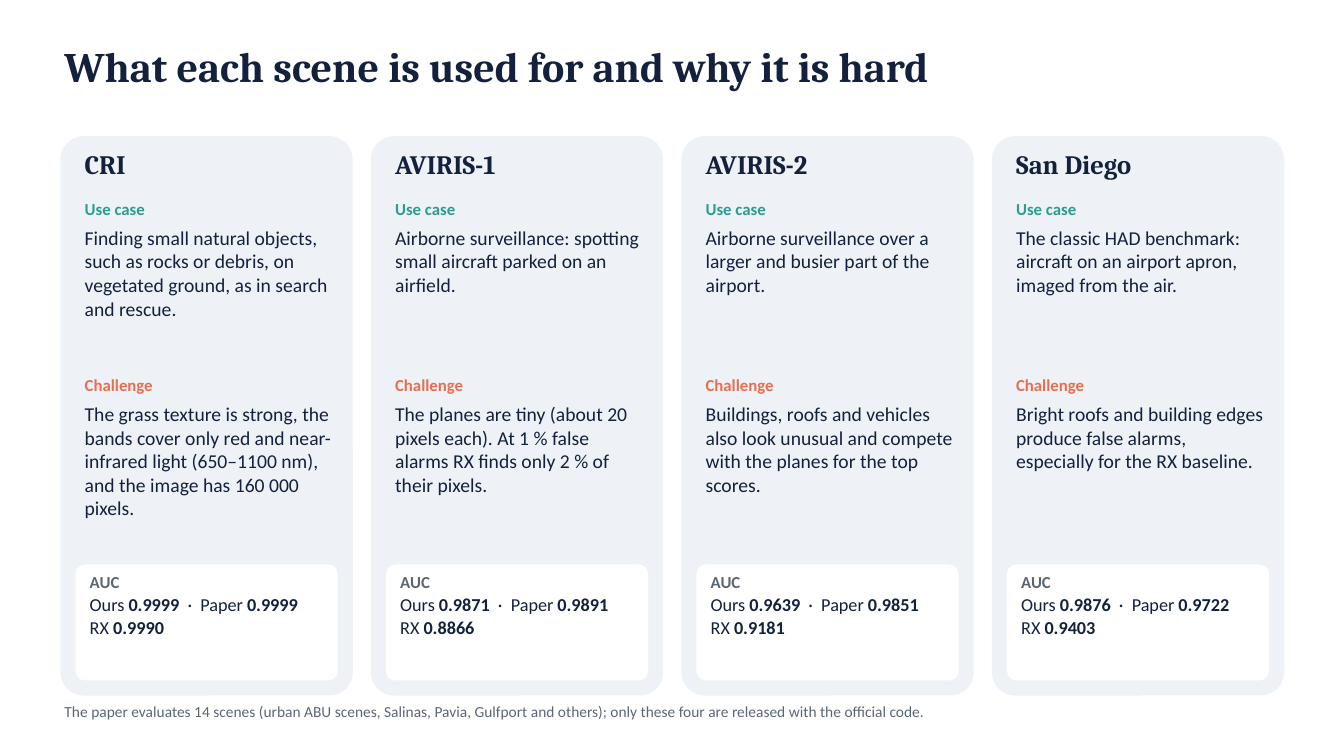
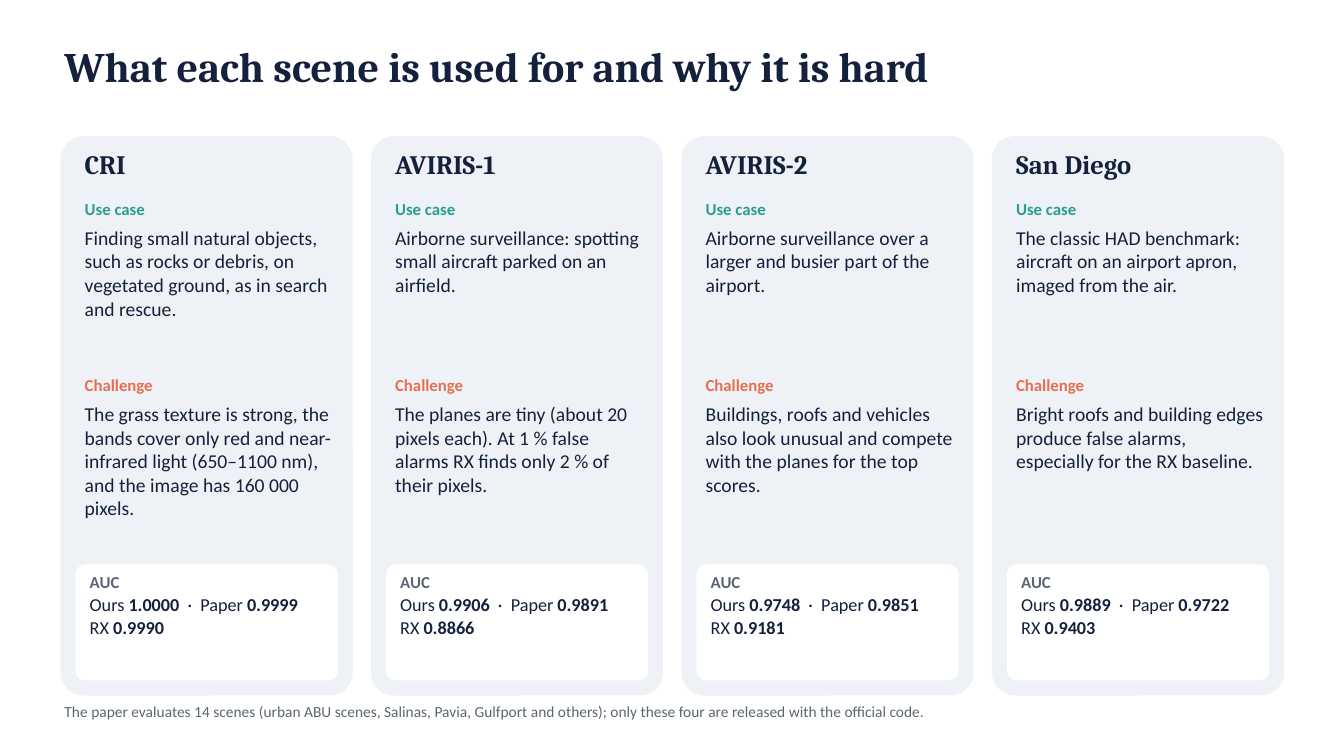
Before and after one commit to SaarthakG-Dtu/Hyperspectral_Anomaly_Detection, a slide deck: slide 7 of presentation/DMS2F-HAD_presentation.pptx. Drawn at 1344x756 pixels with LibreOffice and Linux fonts; fonts in the diff are those of the drawing. Boxes give left, top, right and bottom in pixels: in the first picture for what was removed or moved away, otherwise in the second. Text is boxed around its words. In the diff, an @@ line names an element or a change of style, - is before the commit and + after.

```diff
--- a/presentation/DMS2F-HAD_presentation.pptx
+++ b/presentation/DMS2F-HAD_presentation.pptx
@@ text at (x1=90, y1=599, x2=298, y2=614): text changed @@
-Ours 0.9999 · Paper 0.9999
+Ours 1.0000 · Paper 0.9999
@@ text at (x1=400, y1=598, x2=608, y2=614): text changed @@
-Ours 0.9871 · Paper 0.9891
+Ours 0.9906 · Paper 0.9891
@@ text at (x1=711, y1=598, x2=919, y2=614): text changed @@
-Ours 0.9639 · Paper 0.9851
+Ours 0.9748 · Paper 0.9851
@@ text at (x1=1021, y1=598, x2=1229, y2=614): text changed @@
-Ours 0.9876 · Paper 0.9722
+Ours 0.9889 · Paper 0.9722
```
Also in this commit, not shown: 9 other slides changed, 36 other files.
